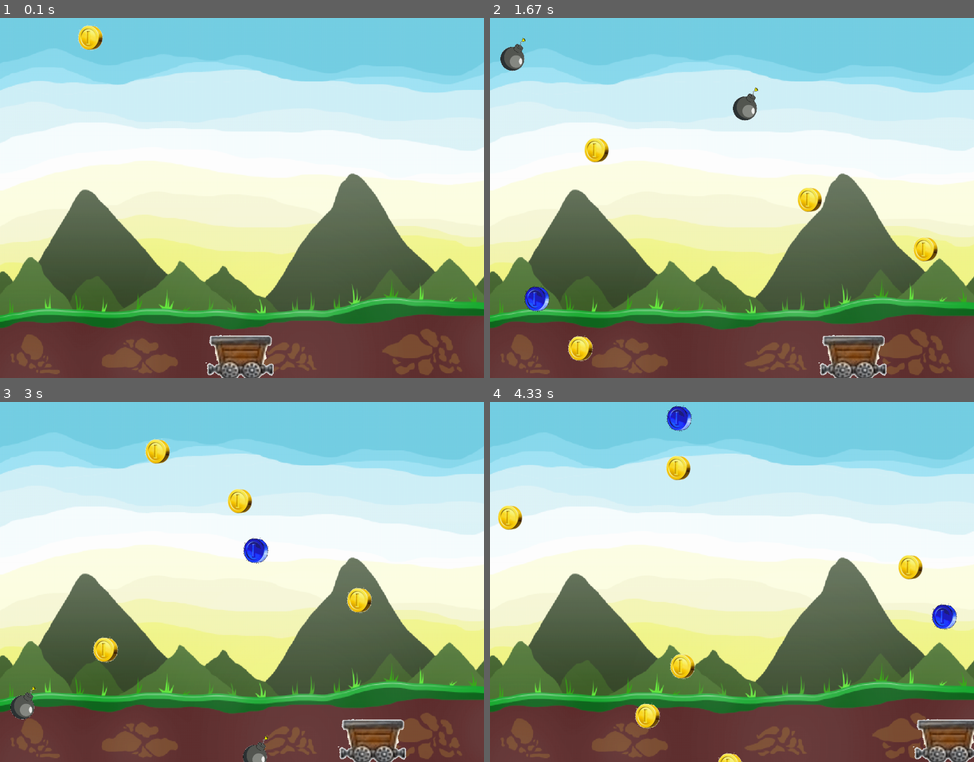
Above: before the commit, frames 1-4 (two rows, left to right).
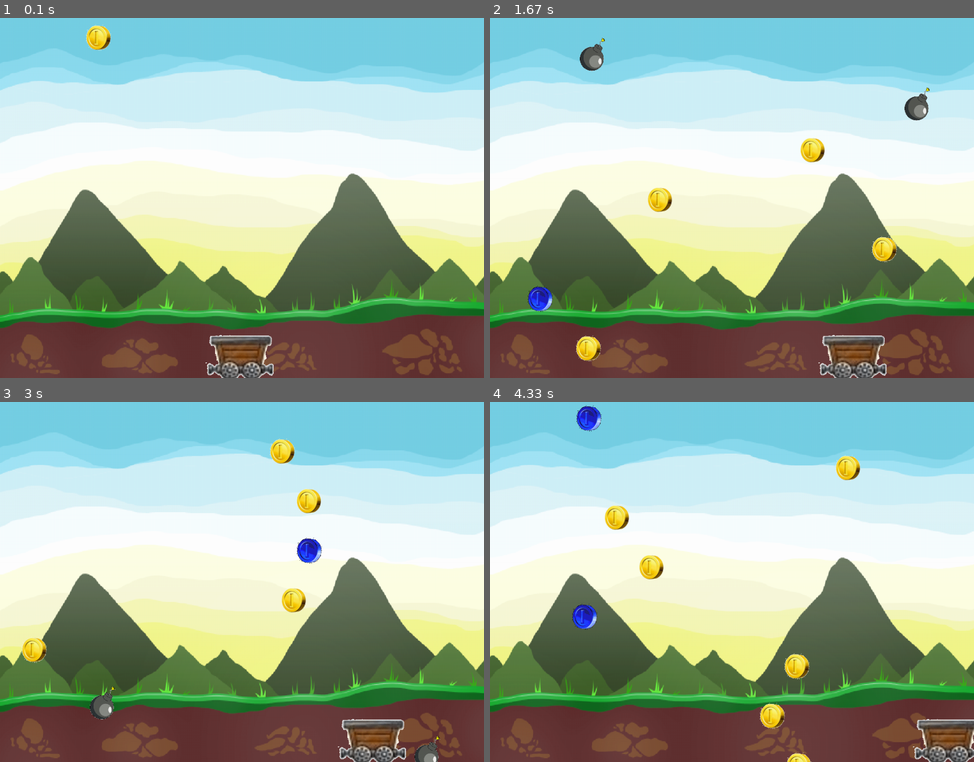
Above: after the commit, the same moments.

Repository: vineetjc/pygame-Coin-Fall-
Game: pygame game, started from main.py
Same seed, same stepped clock (60 frames per second), same inputs: the game is played once before the commit and once after it.
Inputs:
- Up to frame 1 (0.1 s): no input
- Up to frame 2 (1.67 s): hold Right 0.33-0.8 s; hold Right 0.83-1.3 s; hold Left from 1.33 s (still down)
- Up to frame 3 (3 s): release Left at 1.87 s; hold Left 1.9-2.3 s; hold Right 2.33-2.97 s
- Up to frame 4 (4.33 s): hold Left 3-3.47 s; hold Right 3.5-3.97 s; hold Right from 4 s (still down)

The runs differ from the first frame. In frame 1, 0.4% of the frame differs, in the area x 16-23%, y 1-10%; in frame 2, 3.5%; in frame 3, 3.9%; in frame 4, 4.2%, in the area x 1-97%, y 0-100%.

Commit message:
Corrected class implementation

Diff:
--- a/main.py
+++ b/main.py
@@ -4,32 +4,31 @@
 pygame.init()
 
 #setup the window display
-size=(1024,768)
+size=(1024, 768)
 windowSurface = pygame.display.set_mode((size), 0, 32)
 pygame.display.set_caption('Super Mumbo Epicness')
 
 # set up fonts
 basicFont = pygame.font.SysFont(None, 48) #none is for default system font, number is size of font
 
-#set colors R,G,B code
+#set colors R, G, B code
 BLACK = (0, 0, 0)
 WHITE = (255, 255, 255)
 
 #images
-cart=pygame.image.load('Images/bb.jpg')
-coin=pygame.image.load('Images/coin.jpg')
-bluecoin=pygame.image.load('Images/bluecoin.jpg')
-bomb=pygame.image.load('Images/bomb.png')
-R=random.randint(1,4)
-BG=pygame.image.load('Images/coinfallbg'+str(R)+'.jpg')
+cart_img = pygame.image.load('Images/bb.jpg')
+coin_img = pygame.image.load('Images/coin.jpg')
+bluecoin = pygame.image.load('Images/bluecoin.jpg')
+bomb = pygame.image.load('Images/bomb.png')
+R = random.randint(1, 4)
+BG = pygame.image.load('Images/coinfallbg'+str(R)+'.jpg')
 
 class Cart(object):
     def __init__(self):
-        global cart
-        self.image = cart
+        self.image = cart_img
         self.x = (size[0]/2)-80
         self.y = size[1]-120
-        self.Points=0
+        self.Points = 0
 
     def handle_keys(self):
         key = pygame.key.get_pressed()
@@ -46,124 +45,113 @@
                 self.x-=0
 
     def draw(self, surface):
-        surface.blit(self.image, (self.x,self.y))
+        surface.blit(self.image, (self.x, self.y))
 
-A=Cart()
-
-class Coin(Cart):  #have to make this derived class to access Cart coordinates
-    def __init__(self):
-        global coin
-        self.image=coin
-        self.x=random.randint(0,size[0]-55)
-        self.y=-15
-
-    def fall(self):
-        self.y+=7 #change this value if necessary
-        if 645>self.y>633:
-            if A.x<self.x+(55.0/2)<(A.x+160) and A.x<self.x and A.x+160>self.x+55:
+    def collect_item(self, coin):
+        if 645>coin.y>633:
+            if self.x<coin.x+(55.0/2)<(self.x+160) and self.x<coin.x and self.x+160>coin.x+55:
                 try:
-                    if self.image==bluecoin:
-                        A.Points+=3 #bonus coin
-                    elif self.image==bomb:
+                    if coin.image==bluecoin:
+                        self.Points+=3 #bonus coin
+                    elif coin.image==bomb:
                         pygame.time.delay(500)
                         pygame.quit()
                         sys.exit()
                     else:
-                        A.Points+=1
-                    del self.image
+                        self.Points+=1
+                    del coin.image
                 except AttributeError:
                     pass
-    def draw(self,surface):
+
+class Coin():
+    def __init__(self):
+        self.image = coin_img
+        self.x = random.randint(0, size[0]-55)
+        self.y = -15
+
+    def fall(self):
+        self.y+=7 #change this value if necessary
+
+    def draw(self, surface):
         try:
-            surface.blit(self.image, (self.x,self.y))
+            surface.blit(self.image, (self.x, self.y))
         except AttributeError:
             pass
 
 class BlueCoin(Coin): #bonus coin
     def __init__(self):
-        global bluecoin
         Coin.__init__(self)
-        self.image=bluecoin
+        self.image = bluecoin
 
 class Bomb(Coin): #bomb
     def __init__(self):
-        global bomb
         Coin.__init__(self)
-        self.image=bomb
+        self.image = bomb
 
-def CoinGame():
-    global A
-    global BG
-    global i, coinlist, gameclock
-    global Coin, BlueCoin, Bomb
+def CoinGame(cart, i, coinlist):
     for event in pygame.event.get():
         if event.type==QUIT:
             pygame.quit()
             sys.exit()
-    A.handle_keys()
-    windowSurface.blit(pygame.transform.scale(BG,(size)),(0,0))
-    A.draw(windowSurface)
+    cart.handle_keys()
+    windowSurface.blit(pygame.transform.scale(BG,(size)),(0, 0))
+    cart.draw(windowSurface)
 
     #randomizing bonus coin/bomb/coin fall rate, can change this
     if i%3==0 or i%4==0:
-        select=random.randint(1,2)
+        select = random.randint(1, 2)
         if select==1:
-            C=BlueCoin()
+            C = BlueCoin()
         if select==2:
-            C=Bomb()
+            C = Bomb()
     elif i%5==0 or i%7==0 or i&11==0:
-        C=Bomb()
+        C = Bomb()
     else:
-        C=Coin()
+        C = Coin()
     coinlist.append(C)
     for B in coinlist[0:i:15]: #use 14 or 15
         B.draw(windowSurface)
         B.fall()
+        cart.collect_item(B)
     pygame.display.flip()
     i+=1
+    return i, coinlist
 
-result=0
-i=1
+result = 0
+i = 1
 coinlist=[]
 gameclock = pygame.time.Clock()
-timer=0
-while True:
+timer = 0
+cart = Cart()
+
+time_text = basicFont.render('TIMER:',True, BLACK, WHITE)
+textbox = time_text.get_rect(center=(900, 170))
+points_text = basicFont.render('POINTS:',True, BLACK, WHITE)
+pointbox = points_text.get_rect(center=(100, 170))
+display_time = basicFont.render('0',True, BLACK, WHITE)
+timebox = display_time.get_rect(center=(900, 200))
+score = basicFont.render(str(cart.Points),True, BLACK, WHITE)
+scorebox = score.get_rect(center=(100, 200))
+
+while timer<=30:
     for event in pygame.event.get():
         if event.type==QUIT:
             pygame.quit()
             sys.exit()
-    q=CoinGame()
-    if q==0:
-        pygame.quit()
-        sys.exit()
-    seconds=gameclock.tick()/1000.0
+    i, coinlist = CoinGame(cart, i, coinlist)
+    seconds = gameclock.tick()/1000.0
     timer+=seconds
-    displaytimer=math.trunc(timer) #returns real value of timer to integer value
+    int_timer = math.trunc(timer) #returns real value of timer to integer value
     if timer<30:
-        TIME=basicFont.render('TIMER:',True,BLACK,WHITE)
-        Keeper=TIME.get_rect(center=(900,170))
-        windowSurface.blit(TIME,Keeper)
-        TIME=basicFont.render(str(displaytimer),True,BLACK,WHITE)
-        Keeper=TIME.get_rect(center=(900,200))
-        windowSurface.blit(TIME,Keeper)
-        pointboard=basicFont.render('POINTS:',True,BLACK,WHITE)
-        Keeper=pointboard.get_rect(center=(100,170))
-        windowSurface.blit(pointboard,Keeper)
-        pointscore=basicFont.render(str(A.Points),True,BLACK,WHITE)
-        Keeper=pointscore.get_rect(center=(100,200))
-        windowSurface.blit(pointscore,Keeper)
-        pygame.display.flip()
+        display_time = basicFont.render(str(int_timer),True, BLACK, WHITE)
+        windowSurface.blit(display_time, timebox)
     if timer>=30:
-        TIME=basicFont.render('TIME UP!',True,BLACK,WHITE)
-        Keeper=TIME.get_rect(center=(900,170))
-        windowSurface.blit(TIME,Keeper)
-        pointboard=basicFont.render('POINTS:',True,BLACK,WHITE)
-        Keeper=pointboard.get_rect(center=(100,170))
-        windowSurface.blit(pointboard,Keeper)
-        pointscore=basicFont.render(str(A.Points),True,BLACK,WHITE)
-        Keeper=pointscore.get_rect(center=(100,200))
-        windowSurface.blit(pointscore,Keeper)
-        pygame.display.flip()
-        pygame.time.delay(500)
-        pygame.quit()
-        sys.exit()
+        time_text = basicFont.render('TIME UP!',True, BLACK, WHITE)
+    windowSurface.blit(time_text, textbox)
+    windowSurface.blit(points_text, pointbox)
+    score = basicFont.render(str(cart.Points),True, BLACK, WHITE)
+    windowSurface.blit(score, scorebox)
+    pygame.display.flip()
+pygame.time.delay(500)
+pygame.quit()
+sys.exit()
